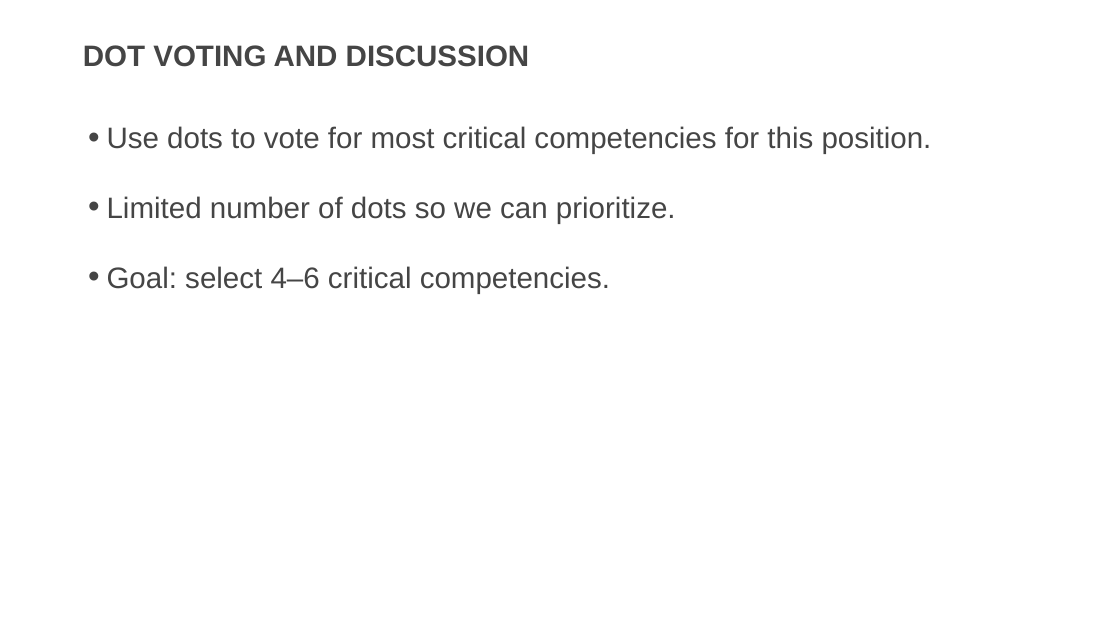
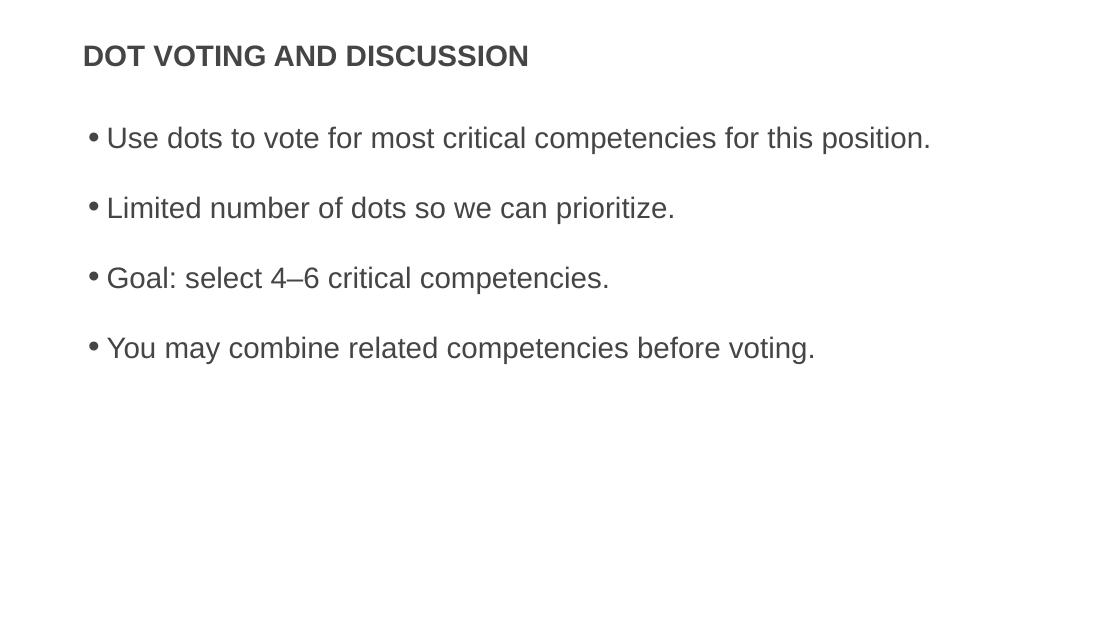
Before and after one commit to usds/SME-QA-Website, a slide deck: slide 11 of toolkit/job-analysis/job-analysis-presentation.pptx. Drawn at 1120x630 pixels with LibreOffice and Linux fonts; fonts in the diff are those of the drawing. Boxes give left, top, right and bottom in pixels: in the first picture for what was removed or moved away, otherwise in the second. Text is boxed around its words. In the diff, an @@ line names an element or a change of style, - is before the commit and + after.

```diff
--- a/toolkit/job-analysis/job-analysis-presentation.pptx
+++ b/toolkit/job-analysis/job-analysis-presentation.pptx
@@ text at (107,336,816,363): paragraph added @@
+• You may combine related competencies before voting.
```
Also in this commit, not shown: 5 other slides changed, 1 slide added.
